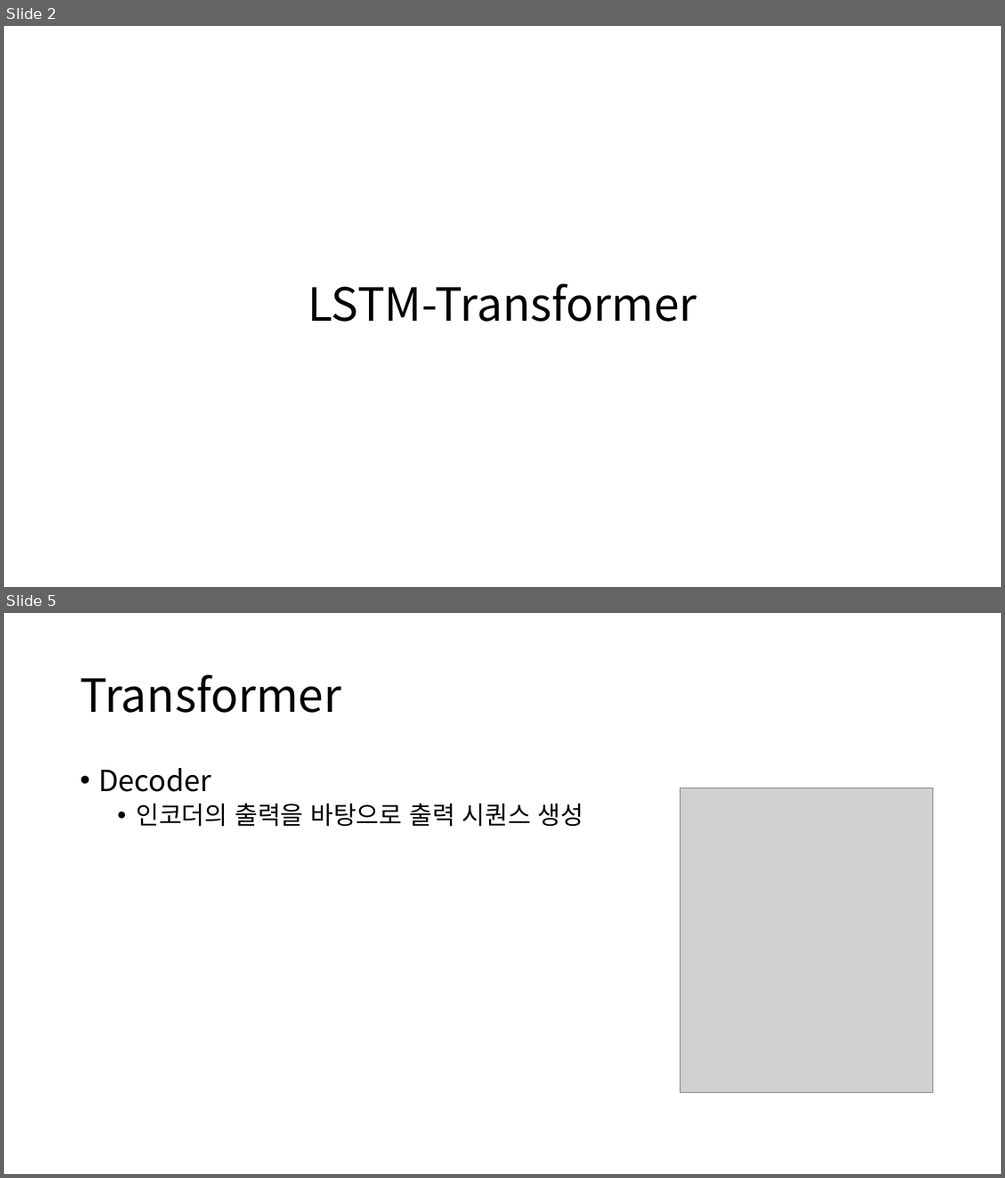
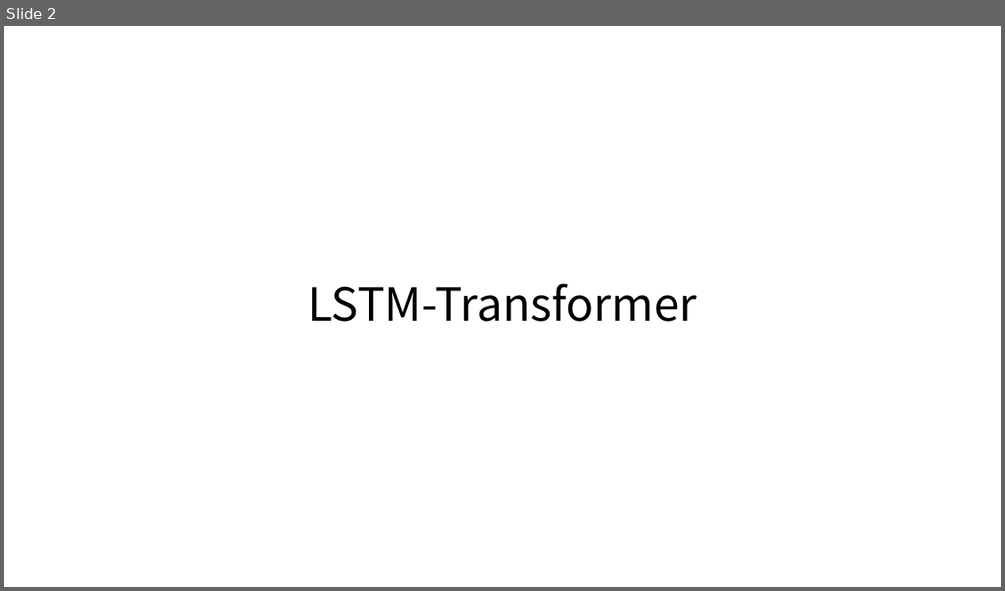
Before and after one commit to Noaplex/capstone, a slide deck: LSTM_Transformer_Parallel.pptx. Shown one above the other, each under a label of ours: slides 2 and 5 before the commit, slide 2 after it; the slides between them are not shown. The pictures are 1005x1178 and 1005x591 pixels, drawn with LibreOffice and Linux fonts; fonts in the diff are those of the drawing; grey boxes stand for pictures. Boxes give left, top, right and bottom in pixels: in the first picture for what was removed or moved away, otherwise in the second. Text is boxed around its words. In the diff, an @@ line names an element or a change of style, - is before the commit and + after.

```diff
--- a/LSTM_Transformer_Parallel.pptx
+++ b/LSTM_Transformer_Parallel.pptx
@@ slide 5 removed at (x1=4, y1=613, x2=1001, y2=1174), background #FFFFFF @@
@@ title removed at (x1=80, y1=674, x2=341, y2=713) @@
-Transformer
@@ text removed at (x1=98, y1=768, x2=584, y2=827) @@
-• Decoder
-  • 인코더의 출력을 바탕으로 출력 시퀀스 생성
@@ picture removed at (x1=680, y1=788, x2=933, y2=1093) @@
```
Also in this commit, not shown: 2 slides changed, 2 slides added.
